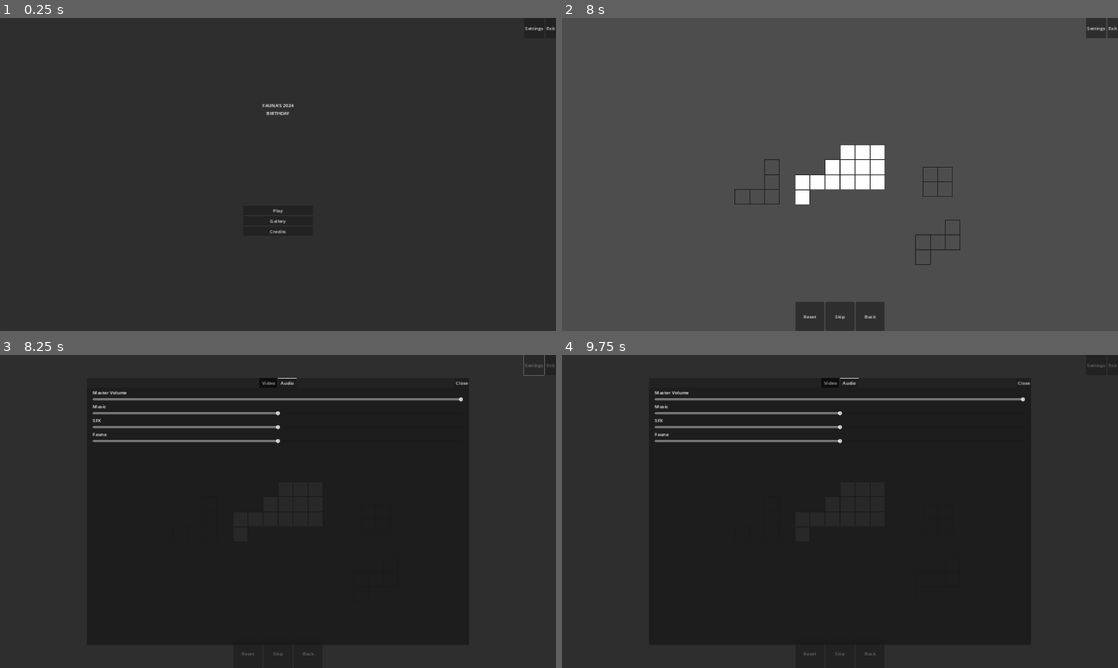
Above: before the commit, frames 1-4 (two rows, left to right).
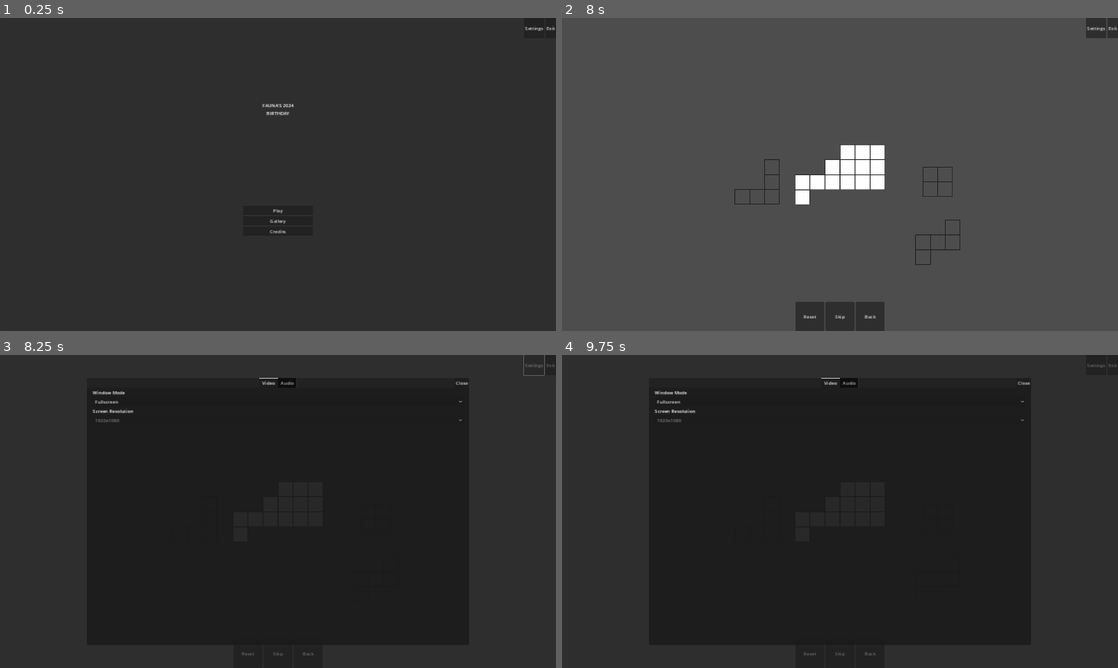
Above: after the commit, the same moments.

Repository: Saplings-Projects/Birthday-2024
Game: Godot game, scene res://MainScenes/main_menu.tscn
The game is run twice, just before and just after one commit, with the same random seed, the same clock (stepped at 60 frames per second) and the same inputs.
Inputs (mouse positions are in pixels of both pictures, inside the frame that each line leads up to):
- Up to frame 1 (0.25 s): no input
- Up to frame 2 (8 s): click "Play" at 0.5 s; click "Campaign Levels" at 1.25 s; click "Placeholder Play Button" at 2 s; click "Skip" at 2.75 s; click "Skip" at 3.5 s; click "Skip" at 4.25 s; click "Back" at 5 s; click "Play" at 5.75 s; click "Campaign Levels" at 6.5 s; click "Placeholder Play Button" at 7.25 s
- Up to frame 3 (8.25 s): click "Settings" at 8 s
- Up to frame 4 (9.75 s): click "Reset" at 8.75 s; move the mouse to (962, 495) at 9.52 s; press the mouse at (962, 495) at 9.53 s

Frames 1-2 are identical in both runs. In frame 3, 1.7% of the frame differs, in the area x 16-84%, y 7-29%; in frame 4, 1.7%.

Commit message:
Add game master and controllers for managing user settings (#25)
- Added `ScreenResolution` resource and resources for different resolutions
- Added `Preferences` script
- Added `AudioPreferences` script
- Added `VideoPreferences` script
- Added `UserPreferences` script
- Added `SaveSystem` script
- Added `AudioController` class
- Added `VideoController` script
- Added `GameMaster` class
- Added a global game master as an autoload singleton
- Added labels to video settings
- Refactored `AudioSettingsControl` and `VideoSettingsControl` to work with user preferences system
- Settings window now saves preferences when closed
- Changed `VideoSettingsControl` to place a custom option for when the current option is not handled

Diff:
--- /dev/null
+++ b/Birthday-2024-Project/Resources/Video/1366x768.tres
@@ -0,0 +1,8 @@
+[gd_resource type="Resource" script_class="ScreenResolution" load_steps=2 format=3 uid="uid://dth7hfnnen2p8"]
+
+[ext_resource type="Script" path="res://Scripts/Model/ScreenResolution.gd" id="1_rk38i"]
+
+[resource]
+script = ExtResource("1_rk38i")
+width = 1366
+height = 768
--- /dev/null
+++ b/Birthday-2024-Project/Resources/Video/1440x900.tres
@@ -0,0 +1,8 @@
+[gd_resource type="Resource" script_class="ScreenResolution" load_steps=2 format=3 uid="uid://b3r8hjt7pd3dl"]
+
+[ext_resource type="Script" path="res://Scripts/Model/ScreenResolution.gd" id="1_ievcu"]
+
+[resource]
+script = ExtResource("1_ievcu")
+width = 1440
+height = 900
--- /dev/null
+++ b/Birthday-2024-Project/Resources/Video/1920x1080.tres
@@ -0,0 +1,8 @@
+[gd_resource type="Resource" script_class="ScreenResolution" load_steps=2 format=3 uid="uid://c8jpl3lhgb7f6"]
+
+[ext_resource type="Script" path="res://Scripts/Model/ScreenResolution.gd" id="1_40gns"]
+
+[resource]
+script = ExtResource("1_40gns")
+width = 1920
+height = 1080
--- /dev/null
+++ b/Birthday-2024-Project/ScenePrefabs/GameMaster.tscn
@@ -0,0 +1,20 @@
+[gd_scene load_steps=7 format=3 uid="uid://c6xsrisrdefrq"]
+
+[ext_resource type="Script" path="res://Scripts/Game/GameMaster.gd" id="1_agon8"]
+[ext_resource type="Script" path="res://Scripts/Game/AudioController.gd" id="2_1oy3c"]
+[ext_resource type="Script" path="res://Scripts/Game/VideoController.gd" id="3_ayqci"]
+[ext_resource type="Resource" uid="uid://c8jpl3lhgb7f6" path="res://Resources/Video/1920x1080.tres" id="4_53h28"]
+[ext_resource type="Resource" uid="uid://b3r8hjt7pd3dl" path="res://Resources/Video/1440x900.tres" id="5_8a61i"]
+[ext_resource type="Resource" uid="uid://dth7hfnnen2p8" path="res://Resources/Video/1366x768.tres" id="6_rln2h"]
+
+[node name="GameMaster" type="Node2D" node_paths=PackedStringArray("audio_controller", "video_controller")]
+script = ExtResource("1_agon8")
+audio_controller = NodePath("AudioController")
+video_controller = NodePath("VideoController")
+
+[node name="AudioController" type="Node2D" parent="."]
+script = ExtResource("2_1oy3c")
+
+[node name="VideoController" type="Node2D" parent="."]
+script = ExtResource("3_ayqci")
+resolutions = Array[Resource("res://Scripts/Model/ScreenResolution.gd")]([ExtResource("4_53h28"), ExtResource("5_8a61i"), ExtResource("6_rln2h")])
--- a/Birthday-2024-Project/ScenePrefabs/SettingsWindow.tscn
+++ b/Birthday-2024-Project/ScenePrefabs/SettingsWindow.tscn
@@ -46,13 +46,12 @@
 grow_horizontal = 2
 grow_vertical = 2
 tab_alignment = 1
-current_tab = 1
-
-[node name="Video" type="TabBar" parent="MarginContainer/Window/TabContainer" node_paths=PackedStringArray("resolution_options")]
-visible = false
+
+[node name="Video" type="TabBar" parent="MarginContainer/Window/TabContainer" node_paths=PackedStringArray("window_options", "resolution_options")]
 layout_mode = 2
 script = ExtResource("2_y1ii8")
-resolution_options = NodePath("MarginContainer/Settings Container/ResolutionOptions")
+window_options = NodePath("MarginContainer/Settings Container/WindowContainer/WindowOptions")
+resolution_options = NodePath("MarginContainer/Settings Container/ResolutionContainer/ResolutionOptions")
 
 [node name="MarginContainer" type="MarginContainer" parent="MarginContainer/Window/TabContainer/Video"]
 layout_mode = 1
@@ -69,7 +68,14 @@
 [node name="Settings Container" type="VBoxContainer" parent="MarginContainer/Window/TabContainer/Video/MarginContainer"]
 layout_mode = 2
 
-[node name="ScreenOptions" type="OptionButton" parent="MarginContainer/Window/TabContainer/Video/MarginContainer/Settings Container"]
+[node name="WindowContainer" type="VBoxContainer" parent="MarginContainer/Window/TabContainer/Video/MarginContainer/Settings Container"]
+layout_mode = 2
+
+[node name="Label" type="Label" parent="MarginContainer/Window/TabContainer/Video/MarginContainer/Settings Container/WindowContainer"]
+layout_mode = 2
+text = "Window Mode"
+
+[node name="WindowOptions" type="OptionButton" parent="MarginContainer/Window/TabContainer/Video/MarginContainer/Settings Container/WindowContainer"]
 layout_mode = 2
 item_count = 3
 selected = 0
@@ -80,20 +86,24 @@
 popup/item_2/text = "Windowed Borderless"
 popup/item_2/id = 2
 
-[node name="ResolutionOptions" type="OptionButton" parent="MarginContainer/Window/TabContainer/Video/MarginContainer/Settings Container"]
-layout_mode = 2
-item_count = 3
-selected = 0
-popup/item_0/text = "1920x1080"
-popup/item_0/id = 0
-popup/item_1/text = "1440×900"
-popup/item_1/id = 2
-popup/item_2/text = "1366×768"
-popup/item_2/id = 1
-
-[node name="Audio" type="TabBar" parent="MarginContainer/Window/TabContainer" node_paths=PackedStringArray("music_sample_player", "sfx_sample_player", "fauna_sample_player")]
+[node name="ResolutionContainer" type="VBoxContainer" parent="MarginContainer/Window/TabContainer/Video/MarginContainer/Settings Container"]
+layout_mode = 2
+
+[node name="Label" type="Label" parent="MarginContainer/Window/TabContainer/Video/MarginContainer/Settings Container/ResolutionContainer"]
+layout_mode = 2
+text = "Screen Resolution"
+
+[node name="ResolutionOptions" type="OptionButton" parent="MarginContainer/Window/TabContainer/Video/MarginContainer/Settings Container/ResolutionContainer"]
+layout_mode = 2
+
+[node name="Audio" type="TabBar" parent="MarginContainer/Window/TabContainer" node_paths=PackedStringArray("master_slider", "music_slider", "sfx_slider", "fauna_slider", "music_sample_player", "sfx_sample_player", "fauna_sample_player")]
+visible = false
 layout_mode = 2
 script = ExtResource("3_jxrfi")
+master_slider = NodePath("MarginContainer/Settings Container/Master Container/Master Slider")
+music_slider = NodePath("MarginContainer/Settings Container/Music Container/Music Slider")
+sfx_slider = NodePath("MarginContainer/Settings Container/SFX Container/SFX Slider")
+fauna_slider = NodePath("MarginContainer/Settings Container/Fauna Container/Fauna Slider")
 music_sample_player = NodePath("MusicSamplePlayer")
 sfx_sample_player = NodePath("SfxSamplePlayer")
 fauna_sample_player = NodePath("FaunaSamplePlayer")
@@ -191,10 +201,4 @@
 grow_horizontal = 0
 text = "Close"
 
-[connection signal="item_selected" from="MarginContainer/Window/TabContainer/Video/MarginContainer/Settings Container/ScreenOptions" to="MarginContainer/Window/TabContainer/Video" method="on_screen_selected"]
-[connection signal="item_selected" from="MarginContainer/Window/TabContainer/Video/MarginContainer/Settings Container/ResolutionOptions" to="MarginContainer/Window/TabContainer/Video" method="on_resolution_selected"]
-[connection signal="value_changed" from="MarginContainer/Window/TabContainer/Audio/MarginContainer/Settings Container/Master Container/Master Slider" to="MarginContainer/Window/TabContainer/Audio" method="on_master_slider_value_changed"]
-[connection signal="value_changed" from="MarginContainer/Window/TabContainer/Audio/MarginContainer/Settings Container/Music Container/Music Slider" to="MarginContainer/Window/TabContainer/Audio" method="on_music_slider_value_changed"]
-[connection signal="value_changed" from="MarginContainer/Window/TabContainer/Audio/MarginContainer/Settings Container/SFX Container/SFX Slider" to="MarginContainer/Window/TabContainer/Audio" method="on_sfx_slider_value_changed"]
-[connection signal="value_changed" from="MarginContainer/Window/TabContainer/Audio/MarginContainer/Settings Container/Fauna Container/Fauna Slider" to="MarginContainer/Window/TabContainer/Audio" method="on_fauna_slider_value_changed"]
 [connection signal="button_up" from="MarginContainer/Window/Close Button" to="." method="on_close_clicked"]
--- /dev/null
+++ b/Birthday-2024-Project/Scripts/Game/AudioController.gd
@@ -0,0 +1,44 @@
+class_name AudioController
+extends Node2D
+
+
+var _prefs: AudioPreferences
+
+const _FAUNA_BUS: String = "Fauna"
+const _MASTER_BUS: String = "Master"
+const _MUSIC_BUS: String = "Music"
+const _SFX_BUS: String = "SFX"
+
+
+func set_fauna_volume(value: float):
+	_prefs.fauna = value
+	_set_bus_volume(value, _FAUNA_BUS)
+
+
+func set_master_volume(value: float):
+	_prefs.master = value
+	_set_bus_volume(value, _MASTER_BUS)
+
+
+func set_music_volume(value: float):
+	_prefs.music = value
+	_set_bus_volume(value, _MUSIC_BUS)
+
+
+func set_sfx_volume(value: float):
+	_prefs.sfx = value
+	_set_bus_volume(value, _SFX_BUS)
+
+
+func _apply_prefs():
+	set_master_volume(_prefs.master)
+	set_music_volume(_prefs.music)
+	set_sfx_volume(_prefs.sfx)
+	set_fauna_volume(_prefs.fauna)
+
+
+func _set_bus_volume(value: float, bus_name: String):
+	var db = log(clamp(value, 0.001, 1)) / log(10) * 20 # Convert to decibels
+	var bus_idx = AudioServer.get_bus_index(bus_name)
+
+	AudioServer.set_bus_volume_db(bus_idx, db)
--- /dev/null
+++ b/Birthday-2024-Project/Scripts/Game/GameMaster.gd
@@ -0,0 +1,40 @@
+class_name GameMaster
+extends Node2D
+
+
+# Controllers
+@export var audio_controller: AudioController
+@export var video_controller: VideoController
+
+# State/Prefs
+var user_prefs: UserPreferences
+
+var _save_system: SaveSystem
+
+
+func save_preferences():
+	_save_system.save_user_preferences(user_prefs)
+
+
+func _apply_settings():
+	audio_controller._apply_prefs()
+	video_controller._apply_prefs()
+
+
+func _load_data():
+	user_prefs = _save_system.load_user_preferences()
+
+	audio_controller._prefs = user_prefs.audio
+	video_controller._prefs = user_prefs.video
+
+
+#region Node
+
+func _ready():
+	_save_system = SaveSystem.new("user://UserPref.pref")
+
+	_load_data()
+	_apply_settings()
+
+
+#endregion Node
--- /dev/null
+++ b/Birthday-2024-Project/Scripts/Game/SaveSystem.gd
@@ -0,0 +1,32 @@
+class_name SaveSystem
+
+
+var _config_path: String
+
+
+func load_user_preferences() -> UserPreferences:
+	var config = ConfigFile.new()
+	var err = config.load(_config_path)
+
+	match err:
+		OK:
+			return UserPreferences.new(config)
+		ERR_FILE_NOT_FOUND:
+			return UserPreferences.new()
+		_:
+			printerr("Encountered error while loading user preferences: ", err)
+			return UserPreferences.new()
+
+
+func save_user_preferences(prefs: UserPreferences):
+	var config = ConfigFile.new()
+	prefs._save_config(config)
+
+	var err = config.save(_config_path)
+
+	if err != OK:
+		printerr("Encountered error while saving user preferences: ", err)
+
+
+func _init(path: String):
+	_config_path = path
--- /dev/null
+++ b/Birthday-2024-Project/Scripts/Game/VideoController.gd
@@ -0,0 +1,71 @@
+class_name VideoController
+extends Node2D
+
+
+@export var resolutions: Array[ScreenResolution] = []
+
+var _prefs: VideoPreferences
+
+
+func enable_fullscreen():
+	_prefs.window = VideoPreferences.WindowType.FULLSCREEN
+
+	DisplayServer.window_set_mode(DisplayServer.WINDOW_MODE_EXCLUSIVE_FULLSCREEN)
+	DisplayServer.window_set_flag(DisplayServer.WINDOW_FLAG_BORDERLESS, false)
+
+
+func enable_windowed():
+	_prefs.window = VideoPreferences.WindowType.WINDOWED
+
+	DisplayServer.window_set_mode(DisplayServer.WINDOW_MODE_WINDOWED)
+	DisplayServer.window_set_flag(DisplayServer.WINDOW_FLAG_BORDERLESS, false)
+
+	_resize_window()
+
+
+func enable_windowed_borderless():
+	_prefs.window = VideoPreferences.WindowType.WINDOWED_BORDERLESS
+
+	DisplayServer.window_set_mode(DisplayServer.WINDOW_MODE_MAXIMIZED)
+	DisplayServer.window_set_flag(DisplayServer.WINDOW_FLAG_BORDERLESS, true)
+
+
+func set_resolution(res_idx: int):
+	if resolutions == null:
+		printerr("Available resolution is null")
+		return
+
+	var len = resolutions.size()
+
+	if res_idx < 0 or res_idx >= len:
+		printerr("Out-of-range for resolutions (", res_idx, "; len=", len, ")")
+		return
+
+	var res = resolutions[res_idx]
+	_prefs.width = res.width
+	_prefs.height = res.height
+
+	_resize_window()
+
+
+func _apply_prefs():
+	match _prefs.window:
+		VideoPreferences.WindowType.FULLSCREEN:
+			enable_fullscreen()
+		VideoPreferences.WindowType.WINDOWED:
+			enable_windowed()
+		VideoPreferences.WindowType.WINDOWED_BORDERLESS:
+			enable_windowed_borderless()
+		_:
+			printerr("Unknown window type for video preference: ", _prefs.window)
+
+
+func _resize_window():
+	if _prefs.window != VideoPreferences.WindowType.WINDOWED:
+		return
+
+	var width = _prefs.width;
+	var height = _prefs.height;
+
+	DisplayServer.window_set_size(Vector2i(width, height))
+	# TODO: Change position of window for best fit in screen.
--- /dev/null
+++ b/Birthday-2024-Project/Scripts/Model/Prefs/AudioPreferences.gd
@@ -0,0 +1,44 @@
+class_name AudioPreferences
+extends Preferences
+
+
+var fauna: float
+var master: float
+var music: float
+var sfx: float
+
+const _DEFAULT_FAUNA: float = 0.5
+const _DEFAULT_MASTER: float = 1.0
+const _DEFAULT_MUSIC: float = 0.5
+const _DEFAULT_SFX: float = 0.5
+const _SECTION_NAME: String = "audio"
+
+
+#region Preferences
+
+func _apply_config(config: ConfigFile):
+	if not config.has_section(_SECTION_NAME):
+		_apply_defaults()
+		return
+
+	master = config.get_value(_SECTION_NAME, "master", _DEFAULT_MASTER)
+	music = config.get_value(_SECTION_NAME, "music", _DEFAULT_MUSIC)
+	sfx = config.get_value(_SECTION_NAME, "sfx", _DEFAULT_SFX)
+	fauna = config.get_value(_SECTION_NAME, "fauna", _DEFAULT_FAUNA)
+
+
+func _apply_defaults():
+	master = _DEFAULT_MASTER
+	music = _DEFAULT_MUSIC
+	sfx = _DEFAULT_SFX
+	fauna = _DEFAULT_FAUNA
+
+
+func _save_config(config: ConfigFile):
+	config.set_value(_SECTION_NAME, "master", master)
+	config.set_value(_SECTION_NAME, "music", music)
+	config.set_value(_SECTION_NAME, "sfx", sfx)
+	config.set_value(_SECTION_NAME, "fauna", fauna)
+
+
+#endregion Preferences
--- /dev/null
+++ b/Birthday-2024-Project/Scripts/Model/Prefs/Preferences.gd
@@ -0,0 +1,20 @@
+class_name Preferences
+
+
+func _apply_config(config: ConfigFile):
+	pass
+
+
+func _apply_defaults():
+	pass
+
+
+func _init(config: ConfigFile = null):
+	if config == null:
+		_apply_defaults()
+	else:
+		_apply_config(config)
+
+
+func _save_config(config: ConfigFile):
+	pass
--- /dev/null
+++ b/Birthday-2024-Project/Scripts/Model/Prefs/UserPreferences.gd
@@ -0,0 +1,26 @@
+class_name UserPreferences
+extends Preferences
+
+
+var audio: AudioPreferences
+var video: VideoPreferences
+
+
+#region Preferences
+
+func _apply_config(config: ConfigFile):
+	audio = AudioPreferences.new(config)
+	video = VideoPreferences.new(config)
+
+
+func _apply_defaults():
+	audio = AudioPreferences.new()
+	video = VideoPreferences.new()
+
+
+func _save_config(config: ConfigFile):
+	audio._save_config(config)
+	video._save_config(config)
+
+
+#endregion Preferences
--- /dev/null
+++ b/Birthday-2024-Project/Scripts/Model/Prefs/VideoPreferences.gd
@@ -0,0 +1,46 @@
+class_name VideoPreferences
+extends Preferences
+
+
+var height: int
+var width: int
+var window: WindowType
+
+const _DEFAULT_HEIGHT: int = 1080
+const _DEFAULT_WIDTH: int = 1920
+const _DEFAULT_WINDOW: WindowType = WindowType.FULLSCREEN
+const _SECTION_NAME: String = "video"
+
+
+#region Preferences
+
+func _apply_config(config: ConfigFile):
+	if not config.has_section(_SECTION_NAME):
+		_apply_defaults()
+		return
+
+	width = config.get_value(_SECTION_NAME, "width", _DEFAULT_WIDTH)
+	height = config.get_value(_SECTION_NAME, "height", _DEFAULT_HEIGHT)
+	window = config.get_value(_SECTION_NAME, "window", _DEFAULT_WINDOW)
+
+
+func _apply_defaults():
+	width = _DEFAULT_WIDTH
+	height = _DEFAULT_HEIGHT
+	window = _DEFAULT_WINDOW
+
+
+func _save_config(config: ConfigFile):
+	config.set_value(_SECTION_NAME, "width", width)
+	config.set_value(_SECTION_NAME, "height", height)
+	config.set_value(_SECTION_NAME, "window", window)
+
+
+#endregion Preferences
+
+enum WindowType
+{
+	FULLSCREEN = 0,
+	WINDOWED = 1,
+	WINDOWED_BORDERLESS = 2,
+}
--- /dev/null
+++ b/Birthday-2024-Project/Scripts/Model/ScreenResolution.gd
@@ -0,0 +1,6 @@
+class_name ScreenResolution
+extends Resource
+
+
+@export var width: int
+@export var height: int
--- a/Birthday-2024-Project/Scripts/UI/Settings/AudioSettingsControl.gd
+++ b/Birthday-2024-Project/Scripts/UI/Settings/AudioSettingsControl.gd
@@ -1,6 +1,12 @@
 class_name AudioSettingsControl
 extends Control
 
+
+@export_group("UI Elements")
+@export var master_slider: Slider
+@export var music_slider: Slider
+@export var sfx_slider: Slider
+@export var fauna_slider: Slider
 
 @export_group("Audio Players")
 @export var music_sample_player: AudioStreamPlayer2D # TODO: DELETE WHEN NO LONGER NEEDED
@@ -12,31 +18,35 @@
 @export var fauna_samples: AudioSamples
 @export var tone_sample: AudioStream # TODO: DELETE WHEN NO LONGER NEEDED
 
+var _gm: GameMaster
 
-func on_fauna_slider_value_changed(value: float):
-	_change_bus_volume(value, "Fauna")
+
+func revert_changes():
+	var audio = _gm.user_prefs.audio
+
+	master_slider.value = audio.master
+	music_slider.value = audio.music
+	sfx_slider.value = audio.sfx
+	fauna_slider.value = audio.fauna
+
+
+func _on_fauna_slider_value_changed(value: float):
+	_gm.audio_controller.set_fauna_volume(value)
 	_play_sample(fauna_samples.get_random_sample(), fauna_sample_player)
 
 
-func on_master_slider_value_changed(value: float):
-	_change_bus_volume(value, "Master")
+func _on_master_slider_value_changed(value: float):
+	_gm.audio_controller.set_master_volume(value)
 
 
-func on_music_slider_value_changed(value: float):
-	_change_bus_volume(value, "Music")
+func _on_music_slider_value_changed(value: float):
+	_gm.audio_controller.set_music_volume(value)
 	_play_sample(tone_sample, music_sample_player) # TODO: Remove when BGM is added.
 
 
-func on_sfx_slider_value_changed(value: float):
-	_change_bus_volume(value, "SFX")
+func _on_sfx_slider_value_changed(value: float):
+	_gm.audio_controller.set_sfx_volume(value)
 	_play_sample(sfx_samples.get_random_sample(), sfx_sample_player)
-
-
-func _change_bus_volume(value: float, bus_name: String):
-	var db = log(clamp(value, 0.001, 1)) / log(10) * 20 # Convert to decibels
-	var bus_idx = AudioServer.get_bus_index(bus_name)
-
-	AudioServer.set_bus_volume_db(bus_idx, db)
 
 
 func _play_sample(stream: AudioStream, player: AudioStreamPlayer2D):
@@ -50,10 +60,14 @@
 #region Node
 
 func _ready():
-	_change_bus_volume(1, "Master")
-	_change_bus_volume(0.5, "Music")
-	_change_bus_volume(0.5, "SFX")
-	_change_bus_volume(0.5, "Fauna")
+	_gm = get_node("/root/GlobalGameMaster")
+
+	revert_changes()
+
+	master_slider.value_changed.connect(_on_master_slider_value_changed)
+	music_slider.value_changed.connect(_on_music_slider_value_changed)
+	sfx_slider.value_changed.connect(_on_sfx_slider_value_changed)
+	fauna_slider.value_changed.connect(_on_fauna_slider_value_changed)
 
 
 #endregion Node
--- a/Birthday-2024-Project/Scripts/UI/Settings/SettingsWindow.gd
+++ b/Birthday-2024-Project/Scripts/UI/Settings/SettingsWindow.gd
@@ -1,9 +1,21 @@
 class_name SettingsWindow
 extends Control
 
+
+var _gm: GameMaster
 
 signal close_settings_window
 
 
 func on_close_clicked():
+	_gm.save_preferences()
 	close_settings_window.emit()
+
+
+#region Node
+
+func _ready():
+	_gm = get_node("/root/GlobalGameMaster")
+
+
+#endregion Node
--- a/Birthday-2024-Project/Scripts/UI/Settings/VideoSettingsControl.gd
+++ b/Birthday-2024-Project/Scripts/UI/Settings/VideoSettingsControl.gd
@@ -2,69 +2,100 @@
 extends Control
 
 
+@export var window_options: OptionButton
 @export var resolution_options: OptionButton
-var _height: int = 1080
-var _width: int = 1920
+
+var _gm: GameMaster
+
+const _CUSTOM_OPTION_ID: int = 999
+const _RESOLUTION_FORMAT: String = "%dx%d"
 
 
-# TODO: Most of the logic in this class ought to be moved to a class that is
-#       dedicated to handling settings. (e.g. On game launch)
+func revert_changes():
+	var video = _gm.user_prefs.video
 
-func on_screen_selected(index: int):
-	match index:
-		0:
-			_enable_fullscreen()
-		1:
-			_enable_windowed()
-		2:
-			_enable_windowed_borderless()
+	# Handle window options
+	if video.window < window_options.item_count:
+		window_options.select(video.window)
+		resolution_options.disabled = video.window != VideoPreferences.WindowType.WINDOWED
+	else:
+		resolution_options.disabled = true
+		_add_and_select_custom(window_options)
+
+	# Handle resolution options
+	var resolutions = _gm.video_controller.resolutions
+	var using_preset = false # Assume not using an available resolution
+	var i = 0
+
+	while not using_preset and i < resolutions.size():
+		var res = resolutions[i]
+		i = i + 1
+
+		if res.width != video.width or res.height != video.height:
+			continue
+
+		using_preset = true
+		resolution_options.select(i - 1)
+
+	if not using_preset:
+		_add_and_select_custom(resolution_options)
 
 
-func on_resolution_selected(index: int):
-	match index:
-		0:
-			_resize_window(1920, 1080)
-		1:
-			_resize_window(1440, 900)
-		2:
-			_resize_window(1366, 768)
+func _add_and_select_custom(options: OptionButton):
+	options.add_item("Custom", _CUSTOM_OPTION_ID)
+
+	var idx = options.get_item_index(_CUSTOM_OPTION_ID)
+	options.selected = idx
+	options.set_item_disabled(idx, true)
 
 
-func _enable_fullscreen():
-	resolution_options.disabled = true
-
-	DisplayServer.window_set_mode(DisplayServer.WINDOW_MODE_EXCLUSIVE_FULLSCREEN)
-	DisplayServer.window_set_flag(DisplayServer.WINDOW_FLAG_BORDERLESS, false)
+func _on_resolution_selected(index: int):
+	_gm.video_controller.set_resolution(index)
+	_remove_custom(resolution_options)
 
 
-func _enable_windowed():
-	resolution_options.disabled = false
+func _on_window_selected(index: int):
+	match index:
+		VideoPreferences.WindowType.FULLSCREEN:
+			resolution_options.disabled = true
+			_gm.video_controller.enable_fullscreen()
+		VideoPreferences.WindowType.WINDOWED:
+			resolution_options.disabled = false
+			_gm.video_controller.enable_windowed()
+		VideoPreferences.WindowType.WINDOWED_BORDERLESS:
+			resolution_options.disabled = true
+			_gm.video_controller.enable_windowed_borderless()
+		_:
+			printerr("Unhandled screen type selected")
 
-	DisplayServer.window_set_mode(DisplayServer.WINDOW_MODE_WINDOWED)
-	DisplayServer.window_set_flag(DisplayServer.WINDOW_FLAG_BORDERLESS, false)
-
-	_resize_window(_width, _height)
+	_remove_custom(window_options)
 
 
-func _enable_windowed_borderless():
-	resolution_options.disabled = true
+func _remove_custom(options: OptionButton):
+	var idx = options.get_item_index(_CUSTOM_OPTION_ID)
 
-	DisplayServer.window_set_mode(DisplayServer.WINDOW_MODE_MAXIMIZED)
-	DisplayServer.window_set_flag(DisplayServer.WINDOW_FLAG_BORDERLESS, true)
-
-
-func _resize_window(width: int, height: int):
-	_width = width;
-	_height = height;
-
-	DisplayServer.window_set_size(Vector2i(width, height))
-	# TODO: Change position of window for best fit in screen.
+	if idx >= 0:
+		options.remove_item(idx)
 
 
 #region Node
 
 func _ready():
-	_enable_fullscreen()
+	_gm = get_node("/root/GlobalGameMaster")
+
+	# Setup resolution options
+	var resolutions = _gm.video_controller.resolutions
+
+	for i in range(resolutions.size()):
+		var res = resolutions[i]
+
+		resolution_options.add_item(_RESOLUTION_FORMAT % [res.width, res.height], i)
+
+	revert_changes()
+
+	# Connect listeners
+	window_options.item_selected.connect(_on_window_selected)
+	resolution_options.item_selected.connect(_on_resolution_selected)
 
 
 #endregion Node
--- a/Birthday-2024-Project/project.godot
+++ b/Birthday-2024-Project/project.godot
@@ -18,6 +18,10 @@
 [audio]
 
 buses/default_bus_layout="res://Resources/Audio/audio_bus.tres"
+
+[autoload]
+
+GlobalGameMaster="*res://ScenePrefabs/GameMaster.tscn"
 
 [display]
 
